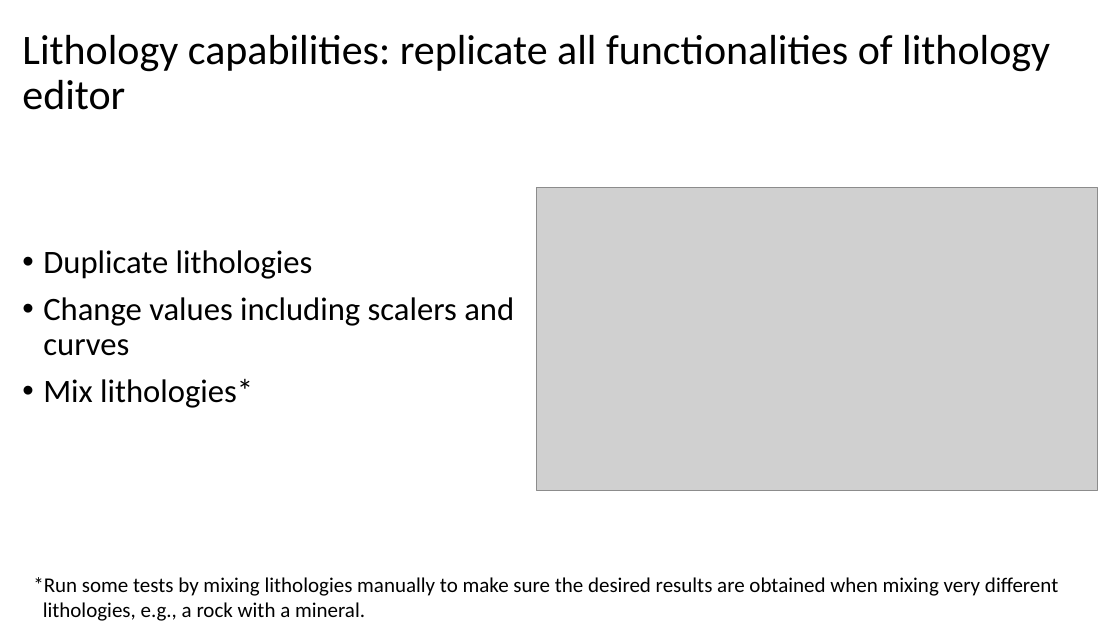
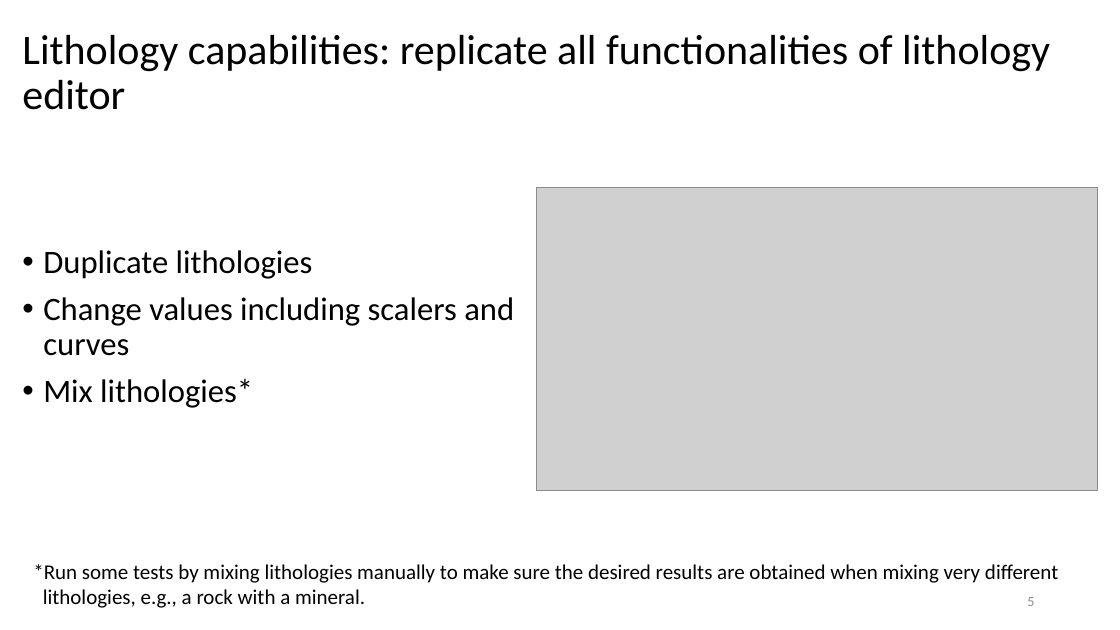
Before and after one commit to MosGeo/BPSMAutoToolbox, a slide deck: slide 5 of Workshop/19.01.23 PM Toolbox Workshop.pptx. Drawn at 1120x630 pixels with LibreOffice and Linux fonts; fonts in the diff are those of the drawing; grey boxes stand for pictures; background and template pictures are left out. Boxes give left, top, right and bottom in pixels: in the first picture for what was removed or moved away, otherwise in the second. Text is boxed around its words. In the diff, an @@ line names an element or a change of style, - is before the commit and + after.

```diff
--- a/Workshop/19.01.23 PM Toolbox Workshop.pptx
+++ b/Workshop/19.01.23 PM Toolbox Workshop.pptx
@@ text "*Run some tests by mixing ...": place and size @@
-text "*Run some tests by mixing ..." at <box>33,577,1058,621</box>
+text "*Run some tests by mixing ..." at <box>33,564,1058,608</box>
@@ page number added at <box>1027,597,1034,606</box>, 12 pt, text #8C8C8C @@
+5
```
Also in this commit, not shown: 13 other slides changed, 2 other files.
